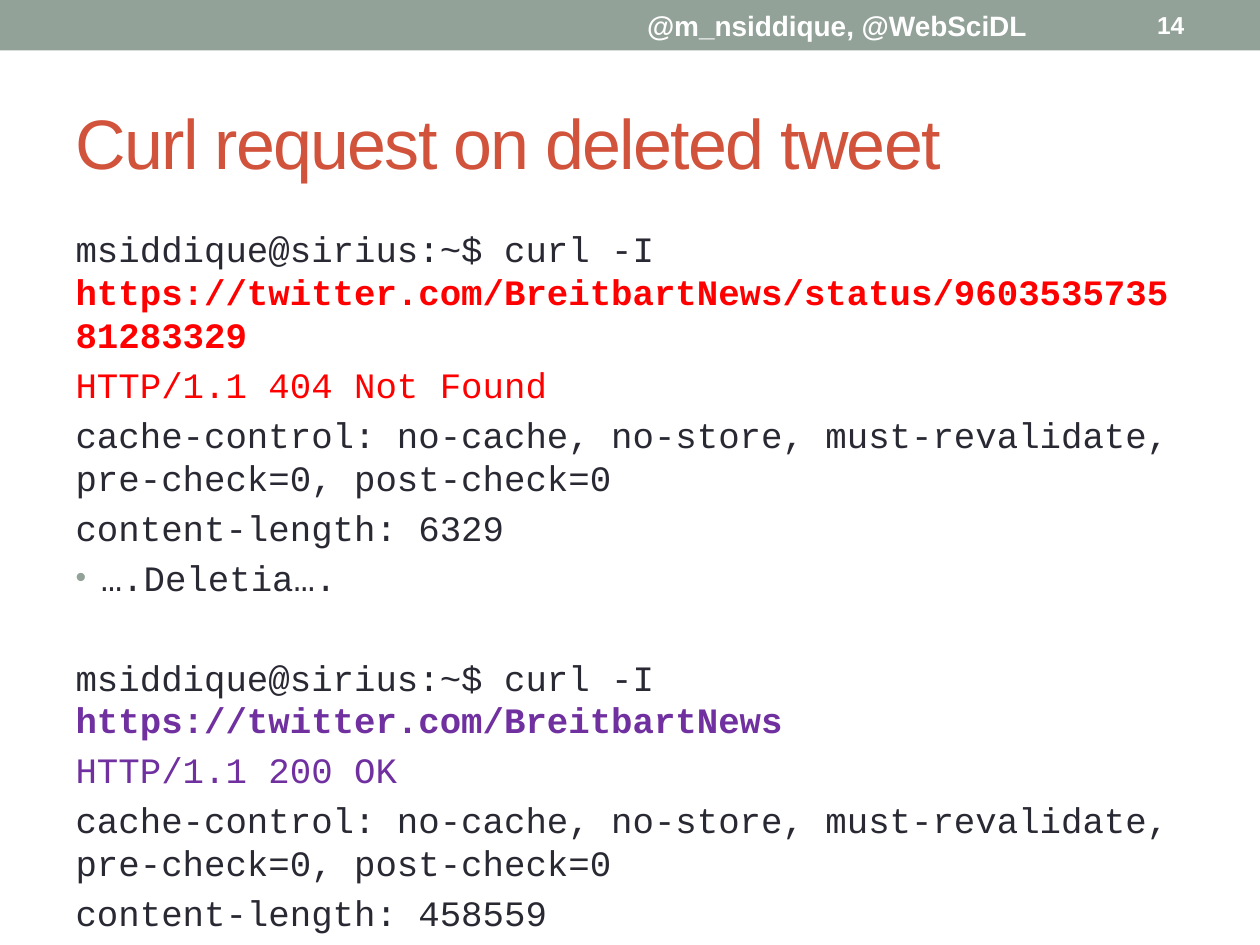
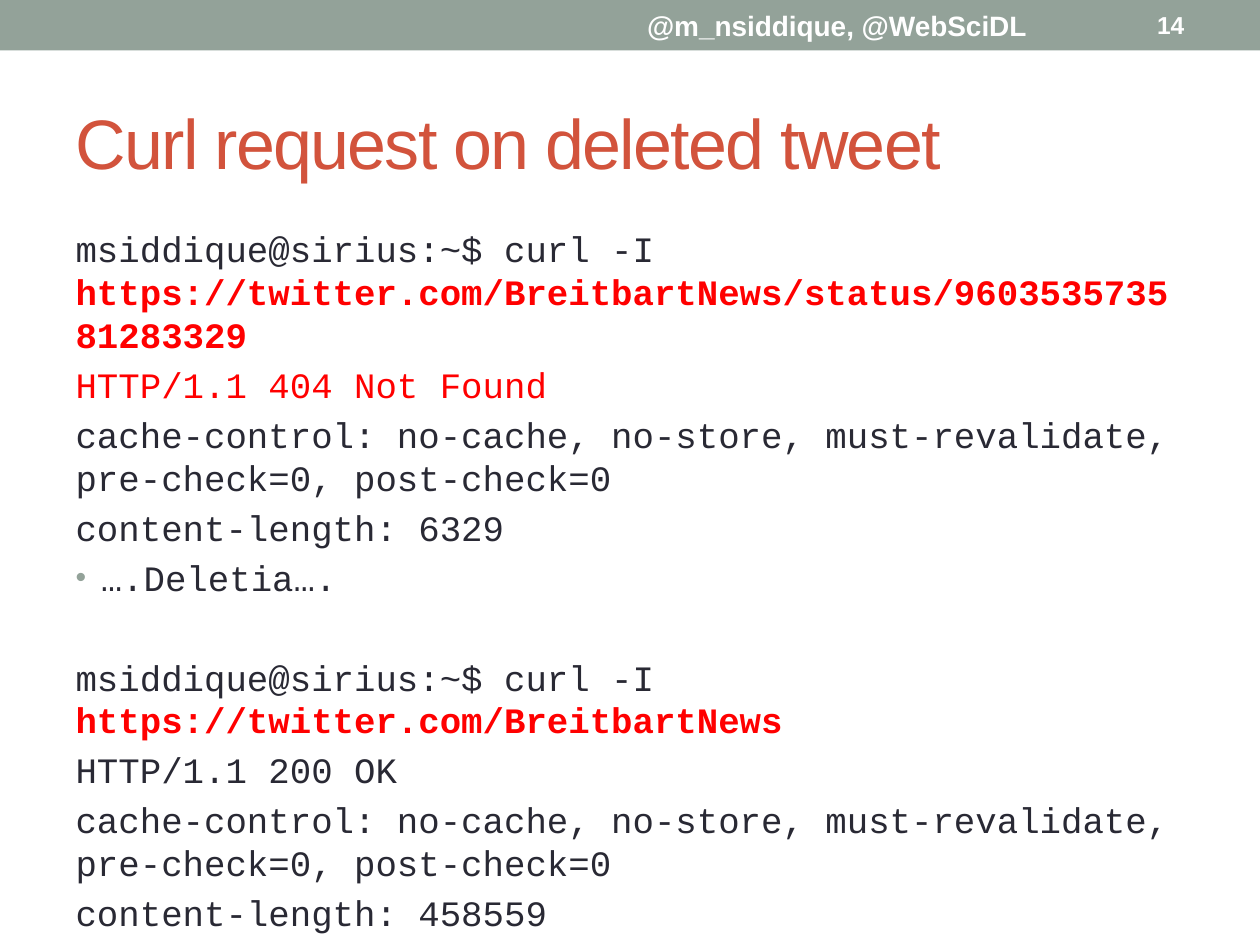
Before and after one commit to phonedude/cs895-s19, a slide deck: slide 14 of assignments/siddique/week-08-presentation/Delete Forensics.pptx. Drawn at 1260x945 pixels with LibreOffice and Linux fonts; fonts in the diff are those of the drawing. Boxes give left, top, right and bottom in pixels: in the first picture for what was removed or moved away, otherwise in the second. Text is boxed around its words. In the diff, an @@ line names an element or a change of style, - is before the commit and + after.

```diff
--- a/assignments/siddique/week-08-presentation/Delete Forensics.pptx
+++ b/assignments/siddique/week-08-presentation/Delete Forensics.pptx
@@ text at bbox=[76, 665, 783, 784]: text colour #7030A0 to #FF0000 in "https://twitter.com/BreitbartNews"; text colour #7030A0 to #292934 in "HTTP/1.1 200 OK" @@
```
Also in this commit, not shown: 8 other slides changed, 1 slide added.
